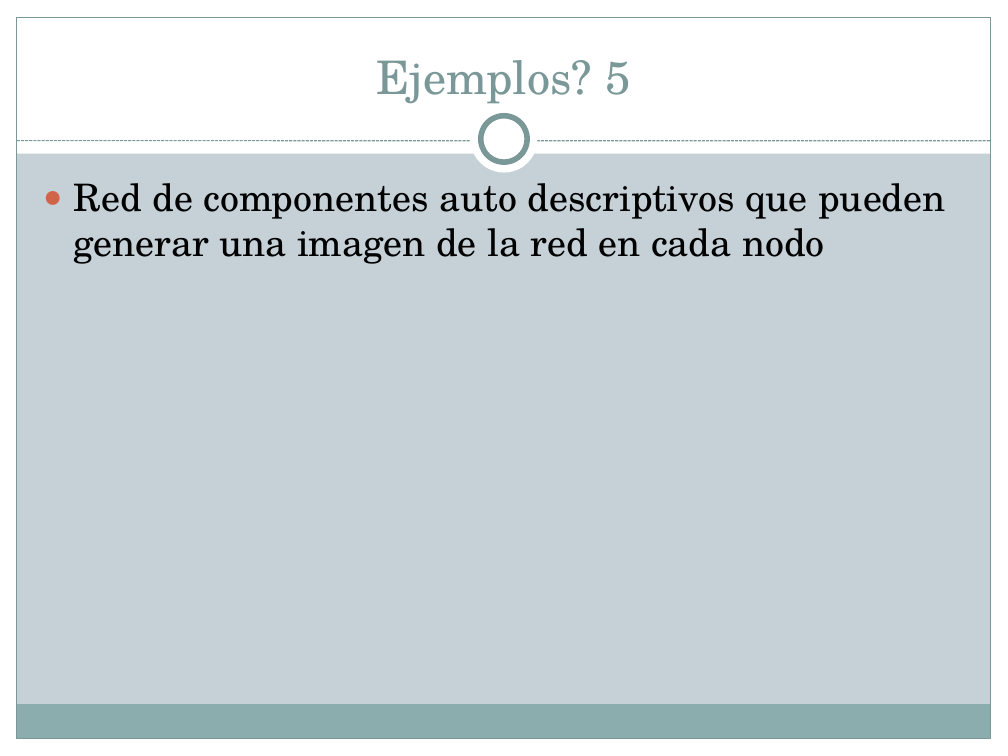
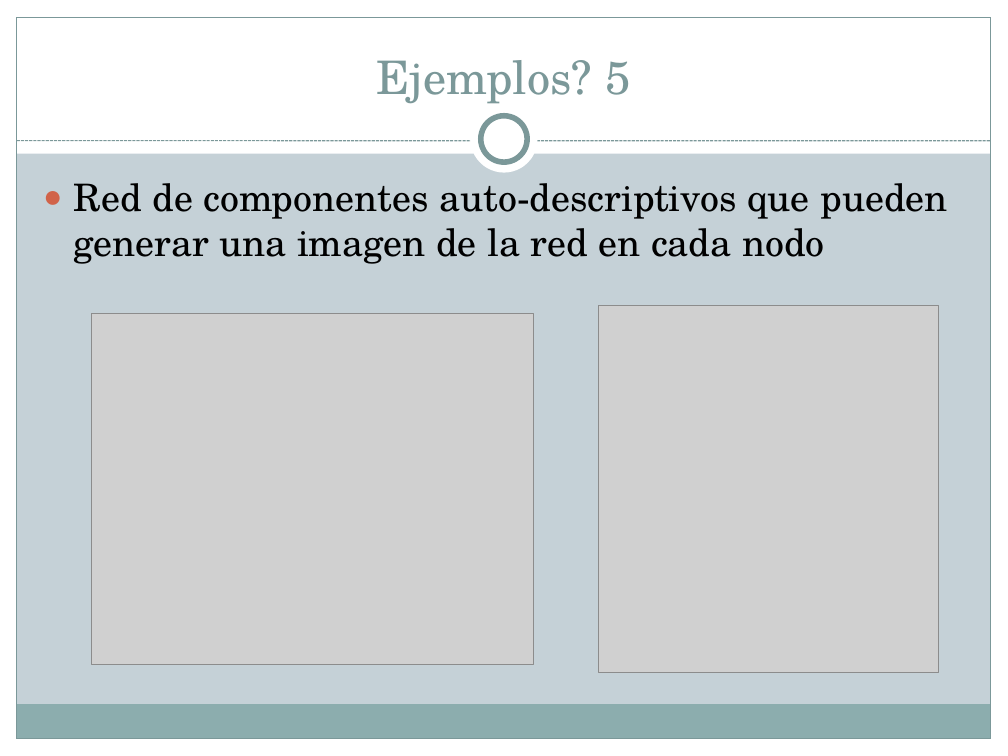
Before and after one commit to kfgodel/vortex, a slide deck: slide 9 of Documentacion/Publicable/Borradores/Intro a Vortex.pptx. Drawn at 1008x756 pixels with LibreOffice and Linux fonts; fonts in the diff are those of the drawing; grey boxes stand for pictures. Boxes give left, top, right and bottom in pixels: in the first picture for what was removed or moved away, otherwise in the second. Text is boxed around its words. In the diff, an @@ line names an element or a change of style, - is before the commit and + after.

Commit message:
imagenes a la presentacion

```diff
--- a/Documentacion/Publicable/Borradores/Intro a Vortex.pptx
+++ b/Documentacion/Publicable/Borradores/Intro a Vortex.pptx
@@ text at [73, 183, 947, 264]: text changed @@
-● Red de componentes auto descriptivos que pueden generar una imagen de la red en cada nodo
+● Red de componentes auto-descriptivos que pueden generar una imagen de la red en cada nodo
@@ picture added at [92, 313, 534, 665] @@
@@ picture added at [598, 305, 937, 673] @@
```
Also in this commit, not shown: 8 other slides changed, 36 other files.
